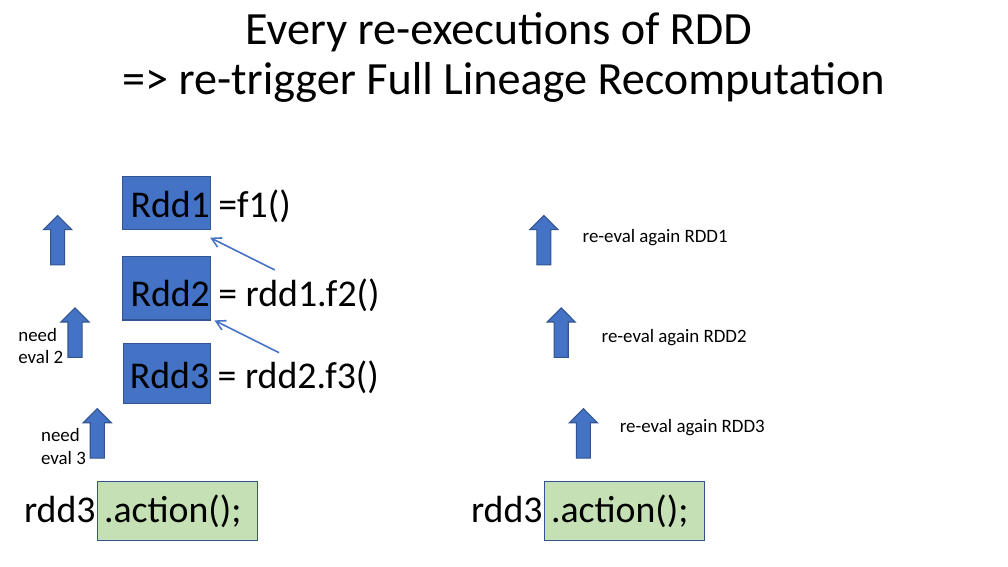
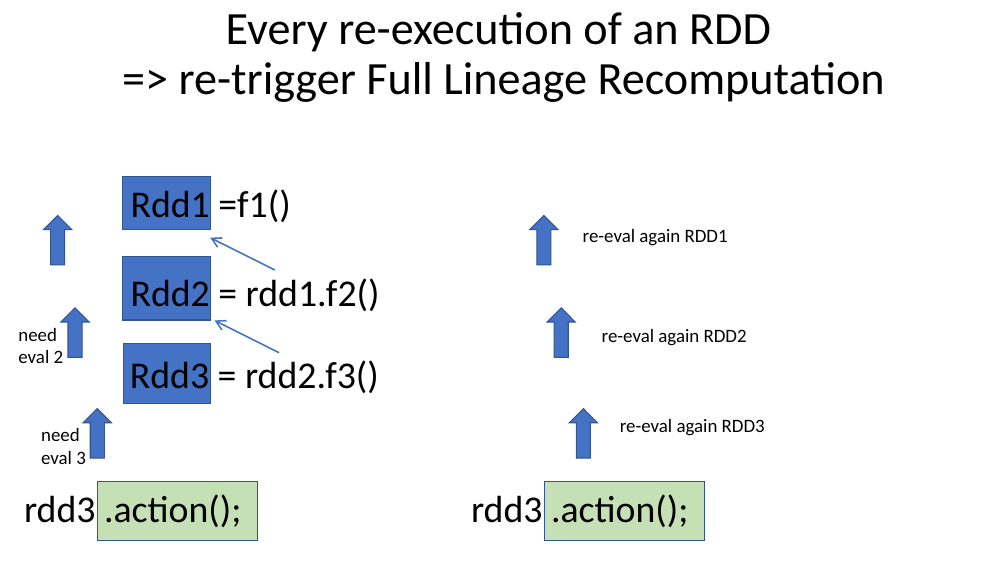
Before and after one commit to Arnaud-Nauwynck/presentations, a slide deck: slide 7 of pres-bigdata/13-dataset-lineage-eval-caching.pptx. Drawn at 1008x567 pixels with LibreOffice and Linux fonts; fonts in the diff are those of the drawing. Boxes give left, top, right and bottom in pixels: in the first picture for what was removed or moved away, otherwise in the second. Text is boxed around its words. In the diff, an @@ line names an element or a change of style, - is before the commit and + after.

```diff
--- a/pres-bigdata/13-dataset-lineage-eval-caching.pptx
+++ b/pres-bigdata/13-dataset-lineage-eval-caching.pptx
@@ title at <box>179,12,885,102</box>: text changed @@
-Every re-executions of RDD
-=> re-trigger Full Lineage Recomputation
+Every re-execution of an RDD
+=> re-trigger Full Lineage Recomputation
```
Also in this commit, not shown: 12 other slides changed, 10 slides added, 1 slide removed, 12 other files.
